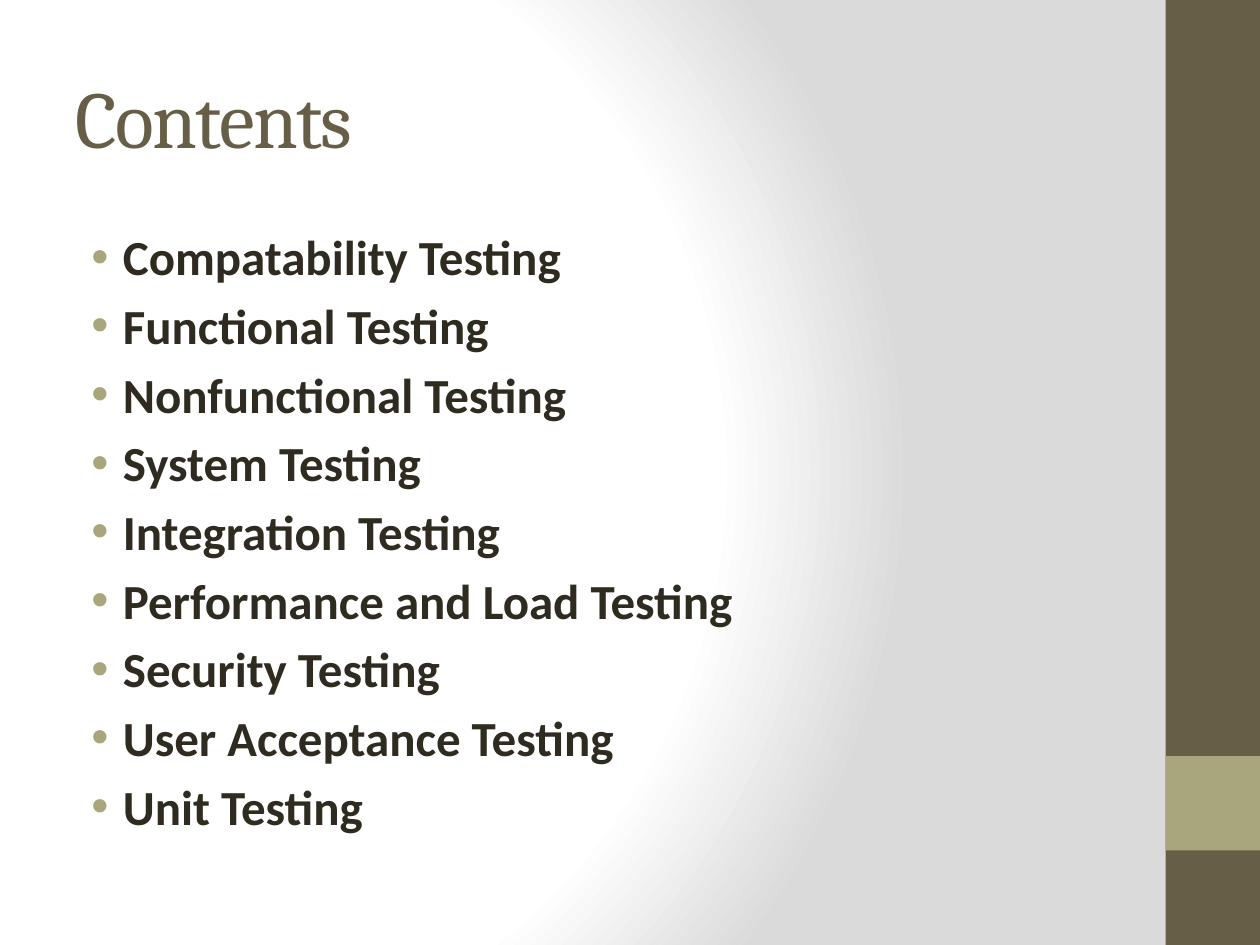
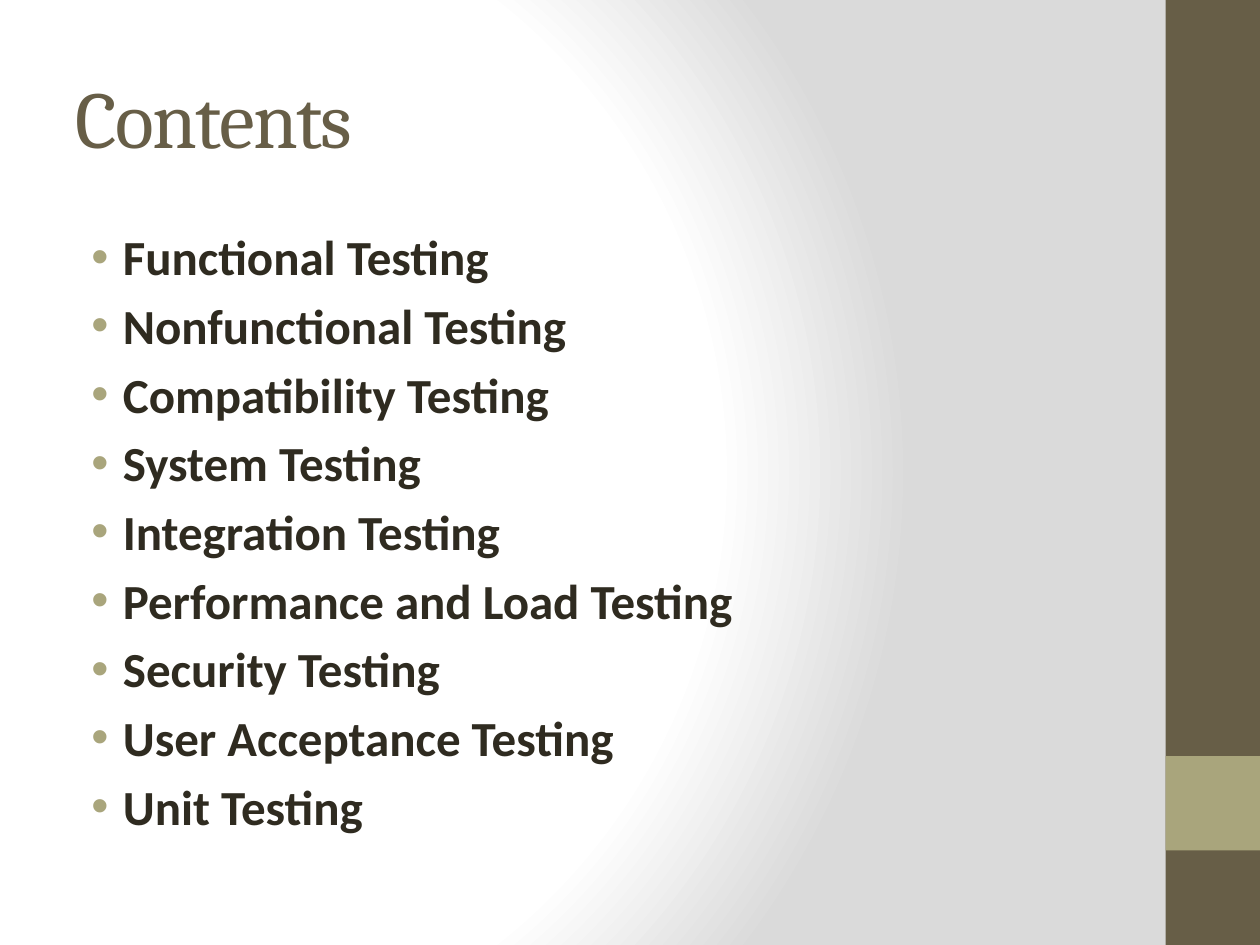
Before and after one commit to WesleyTrescott/MVC-Capstone, a slide deck: slide 2 of Test plan/Computech Corporation - Test Plan.pptx. Drawn at 1260x945 pixels with LibreOffice and Linux fonts; fonts in the diff are those of the drawing. Boxes give left, top, right and bottom in pixels: in the first picture for what was removed or moved away, otherwise in the second. Text is boxed around its words. In the diff, an @@ line names an element or a change of style, - is before the commit and + after.

Commit message:
Updated test plan
modified compatibility/functional/unit testing sections in both document
and powerpoint

```diff
--- a/Test plan/Computech Corporation - Test Plan.pptx
+++ b/Test plan/Computech Corporation - Test Plan.pptx
@@ text at (123,240,561,284): paragraph removed @@
-• Compatability Testing
@@ text at (123,378,549,422): paragraph added @@
+• Compatibility Testing
```
Also in this commit, not shown: 8 other slides changed, 3 slides added, 1 other file.
